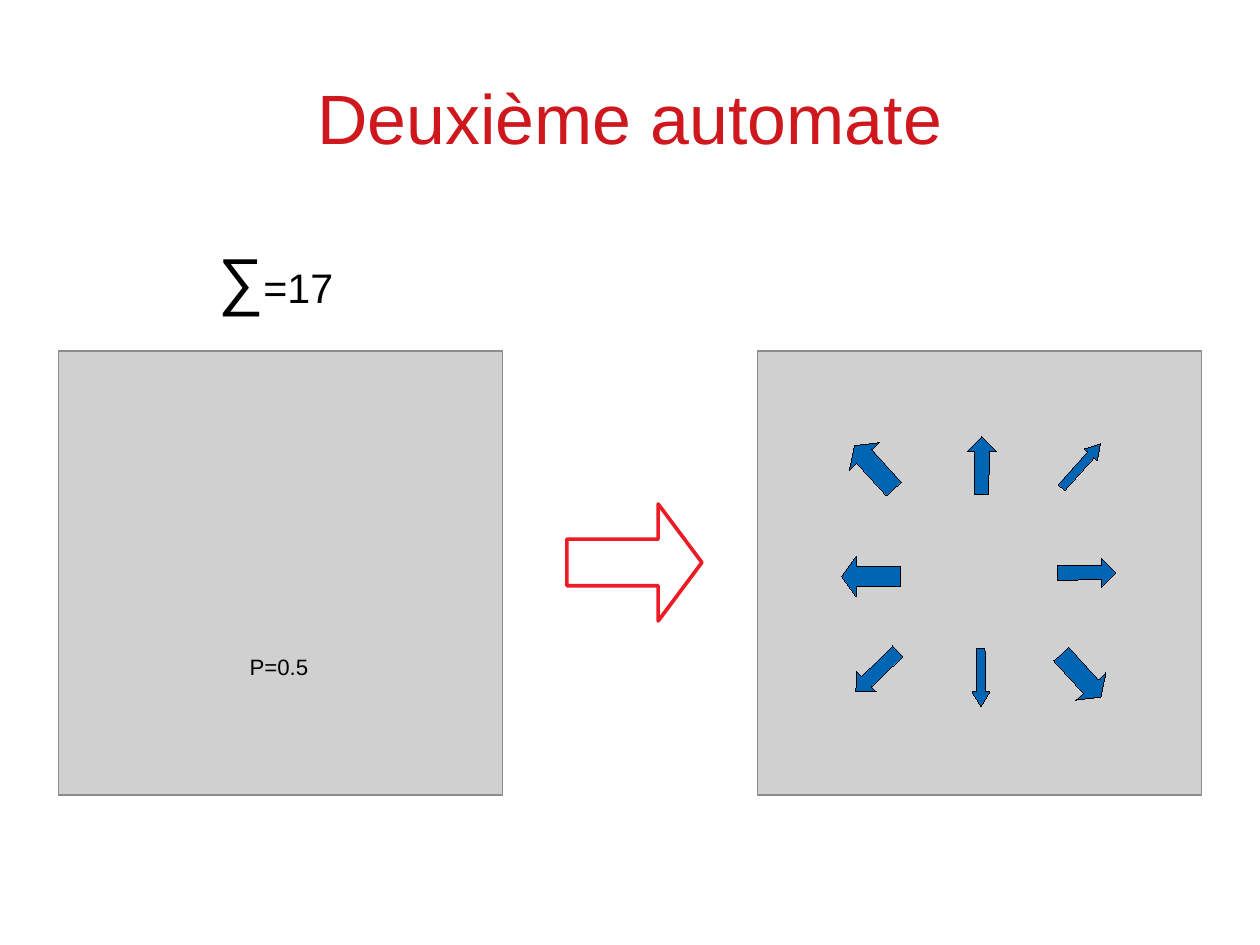
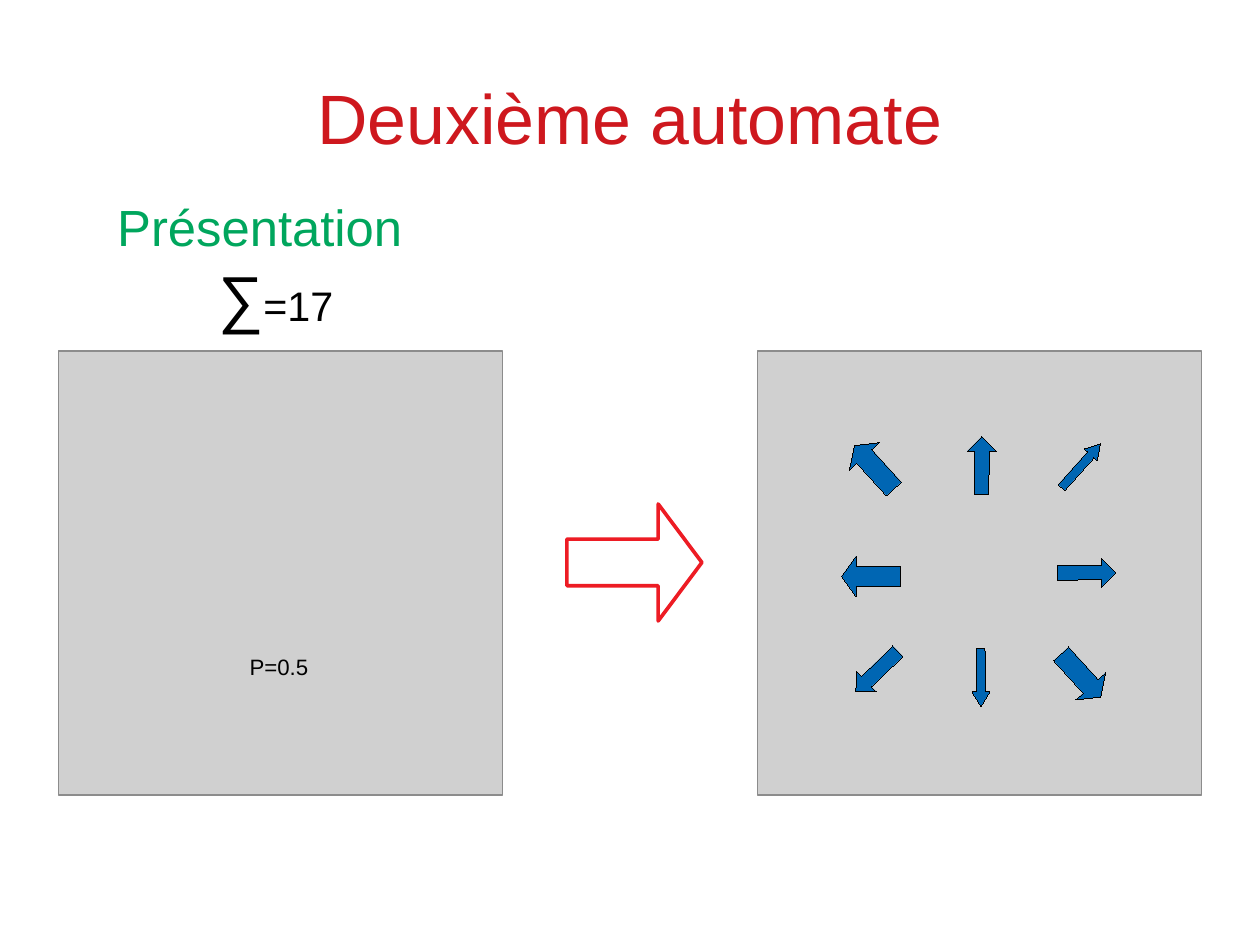
Before and after one commit to Arthurrre/TIPE_Automate, a slide deck: slide 9 of diapo/présentation.odp (slide 8 before the commit). Drawn at 1260x945 pixels with LibreOffice and Linux fonts; fonts in the diff are those of the drawing; grey boxes stand for pictures. Boxes give left, top, right and bottom in pixels: in the first picture for what was removed or moved away, otherwise in the second. Text is boxed around its words. In the diff, an @@ line names an element or a change of style, - is before the commit and + after.

```diff
--- a/diapo/présentation.odp
+++ b/diapo/présentation.odp
@@ text added at [117,208,402,247], 32 pt, text #00A65D @@
+Présentation
@@ text "∑=17": place and size @@
-text "∑=17" at [263,274,333,303]
+text "∑=17" at [263,292,333,321]
```
Also in this commit, not shown: 3 other slides changed, 2 slides added, 4 other files.
